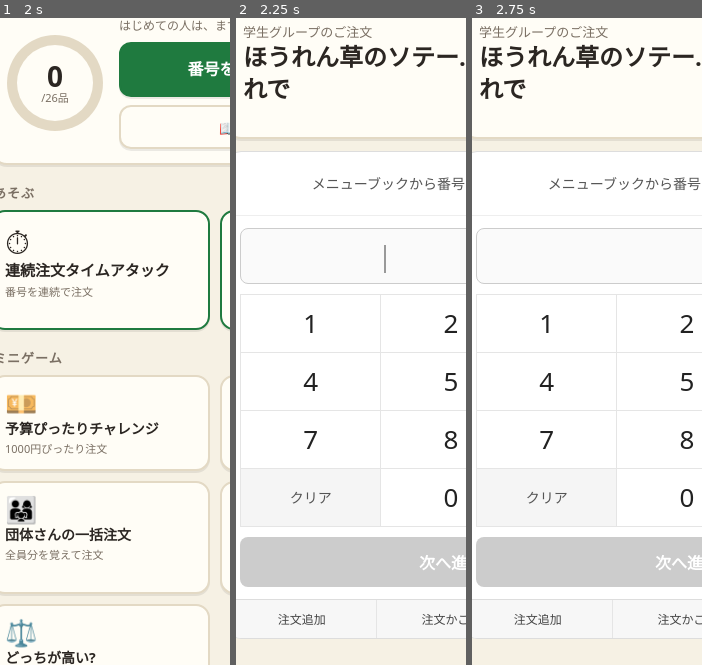
Above: before the commit, frames 1-3 (left to right).
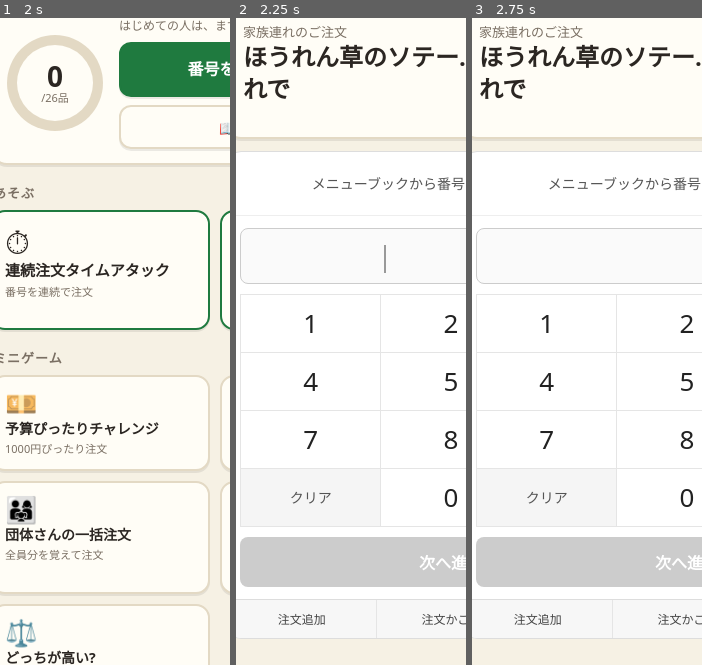
Above: after the commit, the same moments.

Repository: chari50/saize-order-game
Game: browser game, page index.html
Two runs of this game, one before a commit and one after it. Both use one fixed random seed, a clock stepped at 60 frames per second and the inputs below.
Inputs:
- Up to frame 1 (2 s): hold Right 1.03-1.53 s; tap Space at 1.1, 1.6 s; hold Down 1.58-1.85 s; hold Right from 1.9 s (still down)
- Up to frame 2 (2.25 s): keep holding Right; click "⏱ 連続注文タイムアタック 番号を連続で注文" at 2.02 s; tap Space at 2.1 s
- Up to frame 3 (2.75 s): release Right at 2.57 s; tap Space at 2.6 s; hold Down from 2.62 s (still down)
The pictures show only the part of the screen within x 3-53%, y 7-57%; the shares and areas given below are measured in that part.

Frame 1 is identical in both runs. In frame 2, 0.5% of the frame differs, in the area x 3-60%, y 1-4%; in frame 3, 0.5%.

Commit message:
バトル: 高校生を外し、大人の対戦相手を12人(★1〜★5)に
Co-Authored-By: Claude Opus 5.5 <noreply@anthropic.com>
Claude-Session: https://claude.ai/code/session_017BNkJVWjjeqx42WJJhwRp8

Diff:
--- a/index.html
+++ b/index.html
@@ -242,7 +242,7 @@
 let timers=[];function clearTimers(){timers.forEach(t=>{clearInterval(t);clearTimeout(t)});timers=[];window.onkeydown=null}
 function every(fn,ms){const t=setInterval(fn,ms);timers.push(t);return t}
 function later(fn,ms){const t=setTimeout(fn,ms);timers.push(t);return t}
-const CUSTOMERS=["ひとり客","学生グループ","家族連れ","サイゼ飲みの常連","デート中のふたり","仕事帰りの会社員","部活帰りの高校生"];
+const CUSTOMERS=["ひとり客","家族連れ","サイゼ飲みの常連","デート中のふたり","仕事帰りの会社員","女子会のグループ","のんびり老夫婦"];
 const SAY=["{n}ください","{n}をお願いします","えーと、{n}で","{n}ひとつ!","とりあえず{n}","{n}…あ、やっぱりそれで"];
 const say=m=>rnd(SAY).replace("{n}",m.name);
 
@@ -698,16 +698,28 @@
  ゲーム上の数値(満腹・酔い)は遊び用の設定で、実際の量やカロリーではない */
 const FULL={"サラダ":8,"スープ":10,"前菜・おつまみ":12,"ドリア":22,"ピザ":24,"パスタ":26,"肉料理":30,"デザート":6};
 const effect=m=>m.code==="5101"?{self:true,drunk:-30,full:5,label:"ドリンクバーで酔いざまし"}:/^340/.test(m.code)?{drunk:20,full:2,label:"🍷 酔い+20"}:{full:FULL[m.cat]||10,label:"🍽 満腹+"+(FULL[m.cat]||10)};
+/* 対戦相手はすべて大人。lv=強さ(★)、speed=相手が料理を送る間隔(ms)、fullCap=満腹の上限、
+   drunkRes=酔いやすさ(1が標準、小さいほどお酒に強い)、noDrink=お酒を飲まない、
+   favor=相手が送ってきやすい品、favorP=その確率、heal=自分の酔いざましをする酔いの度合い */
 const RIVALS=[
-  {name:"部活帰りの高校生",icon:"🧢",speed:4200,note:"食べざかり。お酒は飲めないので満腹で倒そう",noDrink:true,fullCap:160},
-  {name:"サイゼ飲みの常連",icon:"🍷",speed:3400,note:"お酒に強い。まず満腹に",drunkRes:.6,fullCap:140},
-  {name:"大食いの店長候補",icon:"👨‍🍳",speed:2600,note:"手が速い。番号を速く正確に",fullCap:120},
+  {lv:1,name:"仕事帰りの会社員",icon:"💼",speed:5000,fullCap:100,note:"疲れていて手がおそい。まずはこの人で練習",title:"おつかれさまの給仕"},
+  {lv:1,name:"のんびり老夫婦",icon:"👵",speed:5400,fullCap:80,drunkRes:1.3,note:"少食でお酒にも弱め。やさしく満腹に",title:"孝行ホール係"},
+  {lv:2,name:"ハンドルキーパー",icon:"🚗",speed:4300,fullCap:120,noDrink:true,note:"車で来たのでお酒は飲まない。料理だけで勝負",title:"安全運転の味方"},
+  {lv:2,name:"女子会の幹事",icon:"🍰",speed:4000,fullCap:110,favor:["3201","3206"],favorP:.5,note:"デザートを次々送ってくる。デザートは軽めなので落ち着いて",title:"デザートの守り手"},
+  {lv:2,name:"子連れのパパ",icon:"🧸",speed:3900,fullCap:110,heal:40,note:"すぐドリンクバーで回復する。満腹で押し切ろう",title:"ファミリーの味方"},
+  {lv:3,name:"ワイン通のソムリエ",icon:"🍇",speed:3800,fullCap:110,drunkRes:.4,favor:["3401","3402"],favorP:.6,note:"お酒にとても強く、ワインを送ってくる。酔いざましを忘れずに",title:"ソムリエ泣かせ"},
+  {lv:3,name:"深夜の大学院生",icon:"📚",speed:3600,fullCap:130,favor:["2101"],favorP:.6,note:"ミラノ風ドリアばかり送ってくる。満腹に注意",title:"ドリア研究家"},
+  {lv:3,name:"サイゼ飲みの常連",icon:"🍷",speed:3400,fullCap:140,drunkRes:.6,note:"お酒に強い。まず満腹に",title:"常連キラー"},
+  {lv:4,name:"食べ放題ハンター",icon:"🍖",speed:4200,fullCap:200,favor:["2402","2406","2407"],favorP:.5,note:"胃袋が底なし。肉料理を送ってくる長期戦",title:"胃袋ハンター"},
+  {lv:4,name:"宴会部長",icon:"🎤",speed:3000,fullCap:130,drunkRes:.8,favor:["3401","3402"],favorP:.5,note:"乾杯の手が止まらない。こちらが先に酔わないように",title:"宴会を制す者"},
+  {lv:4,name:"大食いの店長候補",icon:"👨‍🍳",speed:2600,fullCap:120,note:"手が速い。番号を速く正確に",title:"サイゼ最強の給仕"},
+  {lv:5,name:"伝説のサイゼリアン",icon:"👑",speed:2200,fullCap:160,drunkRes:.7,heal:60,note:"全番号を暗記した伝説の客。最強",title:"伝説を超えた者"},
 ];
 function battle(){
   clearTimers();
   app.innerHTML=`<div class="flag"></div><header><h1>酔わせて満腹バトル<small>番号で注文して、相手のテーブルに届けよう</small></h1></header>
   <div class="card" style="font-size:14px;line-height:1.7">・手札の3品から好きな料理の<b>番号</b>を書くと、相手に届きます<br>・料理で<b>満腹</b>、グラスワインで<b>酔い</b>がたまり、どちらかが満タンでダウン<br>・相手も一定時間ごとに料理を送ってきます<br>・<b>5101 ドリンクバー</b>は自分の酔いざまし<br>・番号をまちがえると、その料理を自分で食べることに…<br>・酔うと注文パッドの数字がばらばらに!</div>
-  <div class="modes">${RIVALS.map((r,i)=>`<button class="mod …(75 unchanged characters)… ><b>${r.name}</b><span>${r.note}</span></div></button>`).join("")}</div>
+  <div class="modes">${RIVALS.map((r,i)=>`<button class="mod …(75 unchanged characters)… ><b>${r.name}</b><span>${r.note}</span><div class="best">${"★".repeat(r.lv)}${"☆".repeat(5-r.lv)}${(store("beat")||{})[r.name]?" ・勝利済み":""}</div></div></button>`).join("")}</div>
   <button class="btn ghost" id="back">もどる</button>
   <footer>お酒は20歳になってから。ゲームの中だけで楽しんでください。</footer>`;
   $("#back").onclick=home;
@@ -756,7 +768,9 @@
   }));
   const cpuTurn=()=>{if(over)return;
     const choices=R.noDrink?pool().filter(m=>m.code!=="5101"):MENU;
-    let m=rnd(choices);if(cpu.drunk>=60&&Math.random()<.5)m=MENU.find(x=>x.code==="5101");
+    let m=rnd(choices);
+    if(R.favor&&Math.random()<R.favorP)m=MENU.find(x=>x.code===rnd(R.favor));
+    if(cpu.drunk>=(R.heal||60)&&Math.random()<.5)m=MENU.find(x=>x.code==="5101");
     if(m.code==="5101"){apply(cpu,m);$("#log").textContent=`${R.name}はドリンクバーで酔いざまし中`}
     else{apply(me,m);flash("#fme");$("#log").textContent=`${R.name}から「${m.name}」が届いた!`;play(/^340/.test(m.code)?"cheers":"hit");buzz(30)}
     scramble();draw();check();
@@ -770,11 +784,11 @@
     else if(me.full>=100)res={win:false,why:"あなたはお腹いっぱいでダウン…"};
     else if(me.drunk>=100)res={win:false,why:"あなたは酔いつぶれてダウン…"};
     if(!res)return;over=true;app.classList.remove("blur");
-    let wins=store("battlewins")||0;if(res.win){wins++;store("battlewins",wins)}
+    let wins=store("battlewins")||0;if(res.win){wins++;store("battlewins",wins);const bt=store("beat")||{};bt[R.name]=1;store("beat",bt)}
     const isBest=res.win&&best("battle",wins);
     later(()=>resultView({mode:"battle",score:res.win?"勝ち!":"負け…",label:res.why,
-      title:res.win?(R===RIVALS[2]?"サイゼ最強の給仕":R===RIVALS[1]?"常連キラー":"おもてなし上手"):"",isBest,
-      lines:[`<div><span>送った注文</span><span>${sent}品</span></div>`,`<div><span>通算の勝ち</span><span>${wins}勝</span></div>`],
+      title:res.win?R.title:"",isBest,
+      lines:[`<div><span>送った注文</span><span>${sent}品</span></div>`,`<div><span>通算の勝ち</span><span>${wins}勝</span></div>`,`<div><span>倒した相手</span><span>${Object.keys(store("beat")||{}).length} / ${RIVALS.length}人</span></div>`],
       shareText:res.win?`サイゼの番号注文バトルで「${R.name}」に勝利!${res.why}`:`サイゼの番号注文バトルで「${R.name}」に負けた…${res.why}`}),900);
   }
 }
